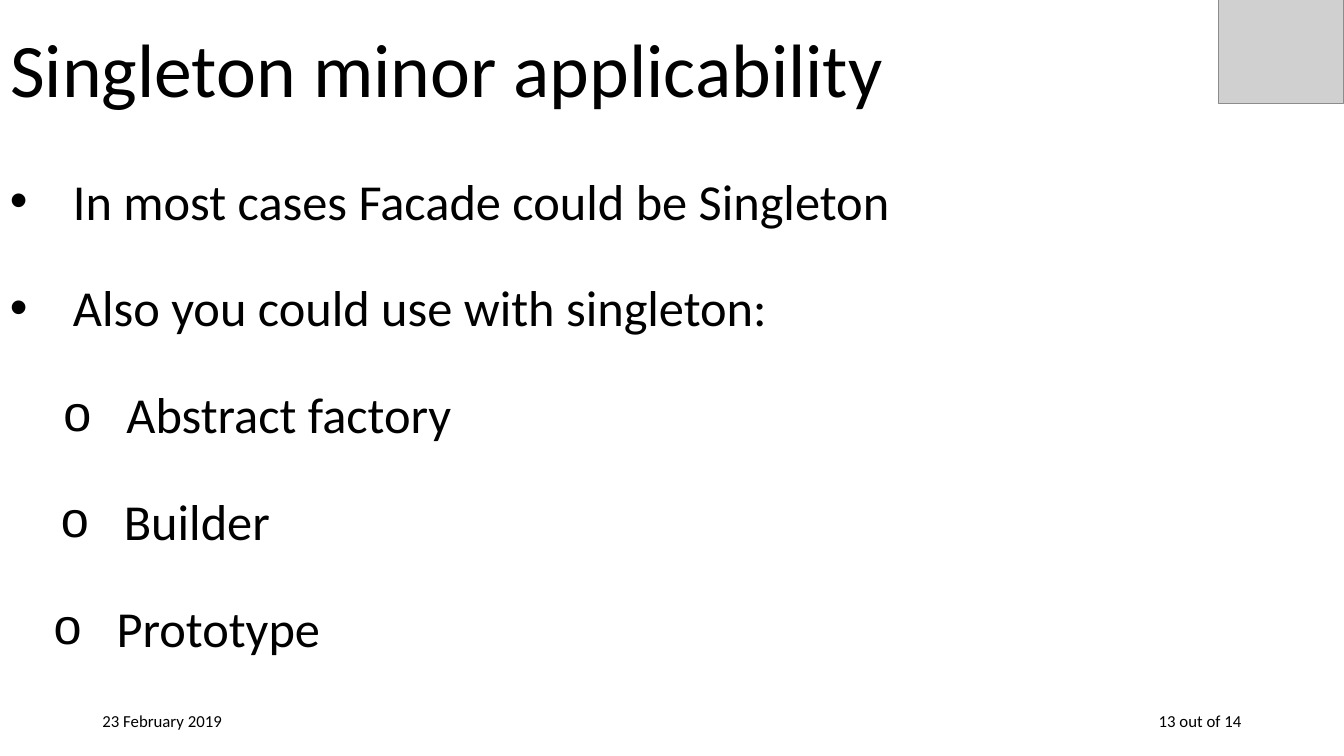
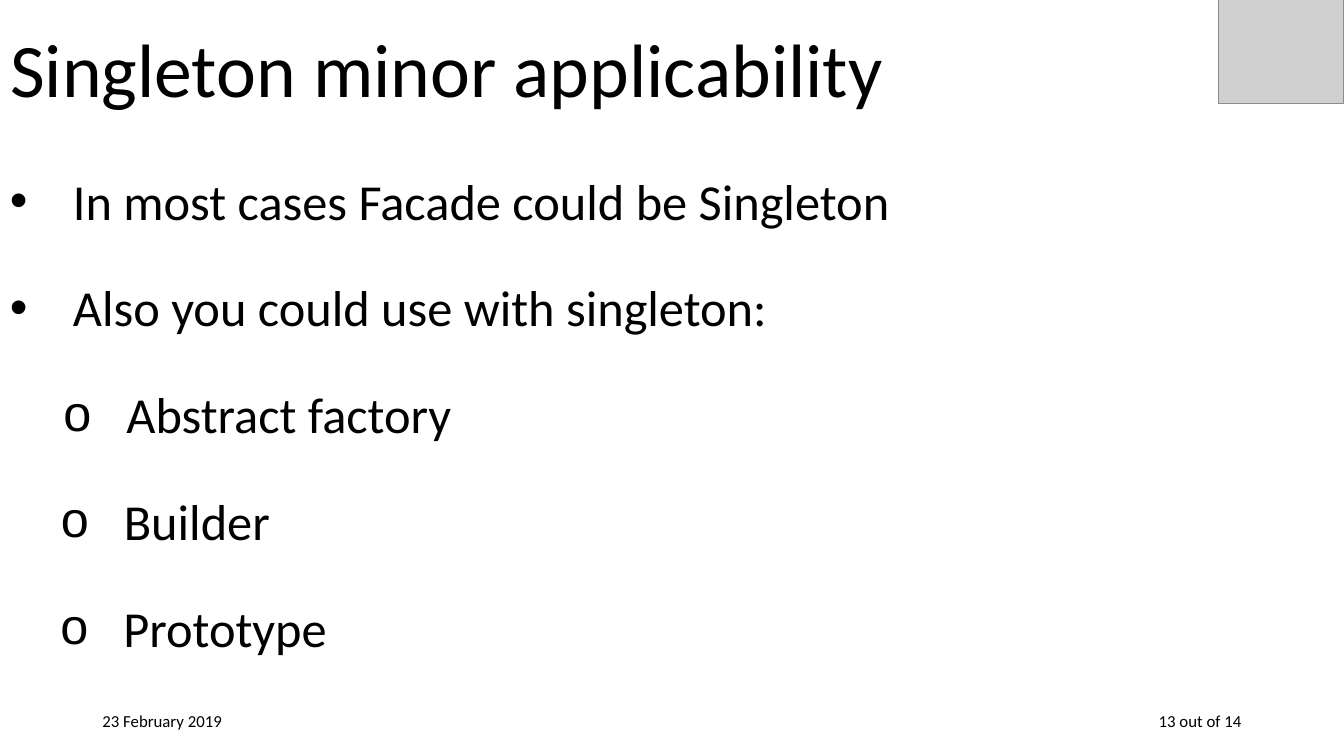
Before and after one commit to Bellkross/Singleton-ObjectPool, a slide deck: slide 14 of Presentations/Singleton.pptx. Drawn at 1344x756 pixels with LibreOffice and Linux fonts; fonts in the diff are those of the drawing; grey boxes stand for pictures. Boxes give left, top, right and bottom in pixels: in the first picture for what was removed or moved away, otherwise in the second. Text is boxed around its words. In the diff, an @@ line names an element or a change of style, - is before the commit and + after.

Commit message:
Presentation minor changes
- Create Singleton resource folder
- Remove useless images

```diff
--- a/Presentations/Singleton.pptx
+++ b/Presentations/Singleton.pptx
@@ text "Prototype": place and size @@
-text "Prototype" at (117, 614, 320, 655)
+text "Prototype" at (123, 614, 326, 655)
```
Also in this commit, not shown: 14 other files.
